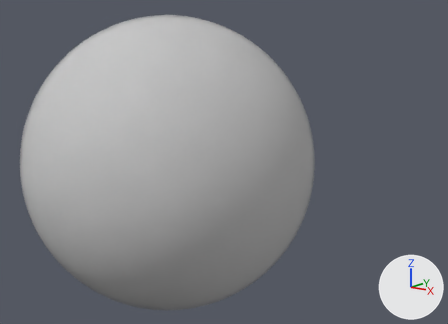
One commit to the Blender file Avada_planet_new.blend: the scene before it, then after it.
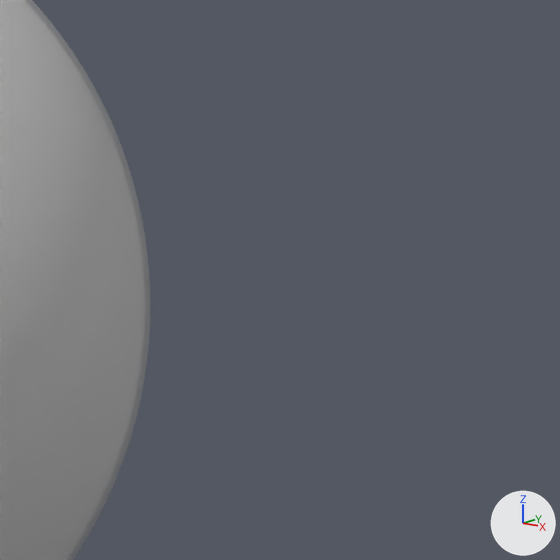
Old and new are each drawn whole from a 50 mm lens placed at (11.66, -12.44, 4.02), pointed at (0.77, 1.46, -0.08) and again close up on the part from 59% to 100% of the width and 20% to 76% of the height. Every picture has the same lights, and +X, +Y and +Z are marked at lower right.

In view in the first close-up: 'clouds'.
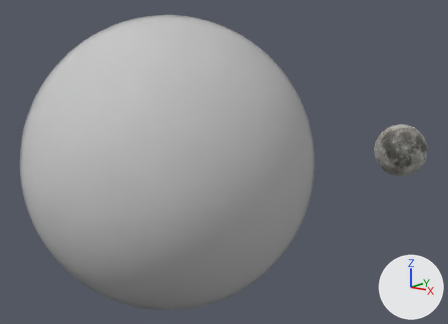
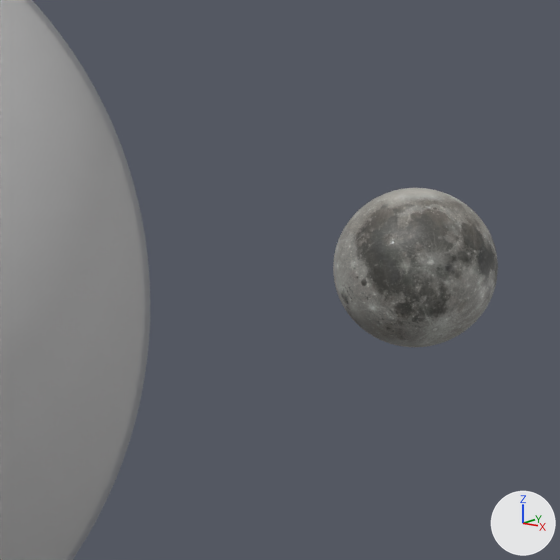
Changed parts and their boxes [x1, y1, x2, y2] in the close-ups (560 x 560 px):
'moon', added: after [333, 188, 498, 347]

What changed in the scene script:
```text
Add img_moon_jpg:
    img_moon_jpg = load_image('moon.jpg', 'moon.jpg', 1024, 512, 'sRGB')
Add mat_moon:
    mat_moon = principled_material('moon')
    mat_moon.texture = img_moon_jpg
Add me_sphere_005:
    me_sphere_005.from_pydata(...)  # 482 vertices, 512 faces; spans x -1.0..1.0, y -1.0..1.0, z -1.0..1.0
    me_sphere_005.polygons.foreach_set('use_smooth', [True] * 512)
    me_sphere_005.materials.append(mat_moon)  # picture img_moon_jpg
Add ob_moon:
    ob_moon = bpy.data.objects.new('moon', me_sphere_005)
    ob_moon.parent = ob_empty
    ob_moon.matrix_parent_inverse = Matrix(((-0.111, 0.0, 0.0, 0.0), (0.0, -0.111, 0.0, 0.0), (0.0, 0.0, -0.111, 0.0), (0.0, 0.0, 0.0, 1.0)))
    ob_moon.location = (0.0, 8.965, 0.0)
    _m = ob_moon.modifiers.new('Subdivision', 'SUBSURF')
    _m.levels = 4
    _m.render_levels = 4
Add ob_empty:
    ob_empty = bpy.data.objects.new('Empty', None)
    ob_empty.parent = ob_earth
    ob_empty.matrix_parent_inverse = Matrix(((0.25, 0.0, 0.0, 0.0), (0.0, 0.25, 0.0, 0.0), (0.0, 0.0, 0.25, -0.0148), (0.0, 0.0, 0.0, 1.0)))
    ob_empty.location = (0.0, 0.0, 0.0)
    ob_empty.rotation_euler = (0.0, -0.102, -0.633)  # degrees (0, -5.8, -36)
    ob_empty.scale = (-7.32, -7.32, -7.32)
```
